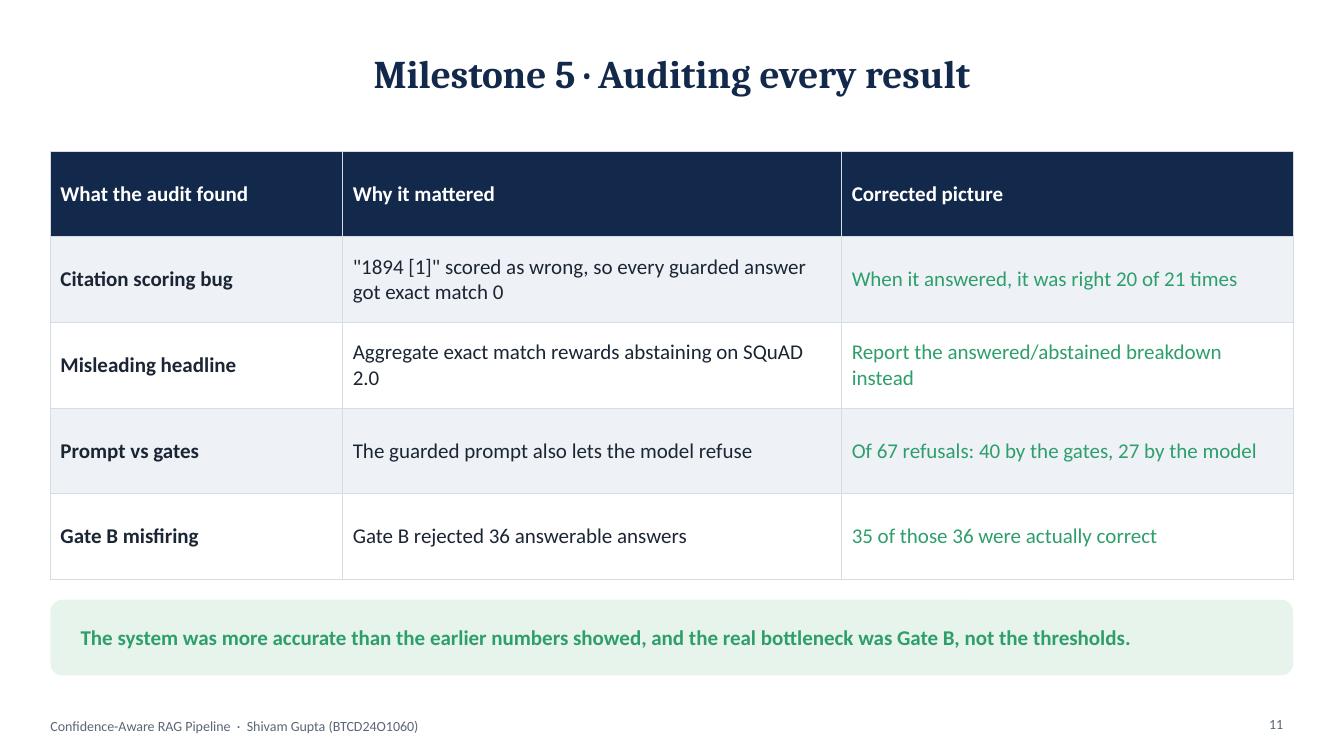
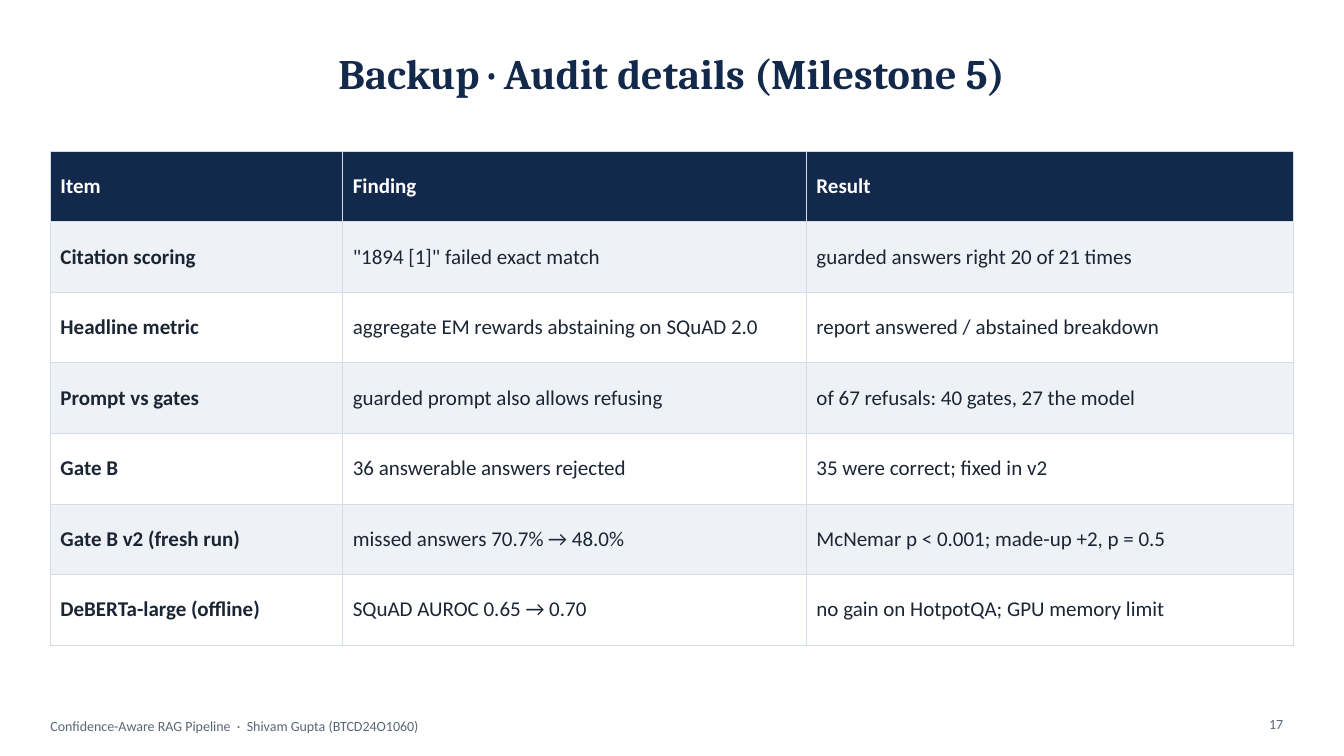
Before and after one commit to Sumwanyuno/confidence-aware-rag, a slide deck: slide 17 of reports/expo/Expo_Presentation.pptx (slide 11 before the commit). Drawn at 1344x756 pixels with LibreOffice and Linux fonts; fonts in the diff are those of the drawing. Boxes give left, top, right and bottom in pixels: in the first picture for what was removed or moved away, otherwise in the second. Text is boxed around its words. In the diff, an @@ line names an element or a change of style, - is before the commit and + after.

```diff
--- a/reports/expo/Expo_Presentation.pptx
+++ b/reports/expo/Expo_Presentation.pptx
@@ title at bbox=[338, 58, 1005, 98]: text changed; size 28 to 30 pt @@
-Milestone 5 · Auditing every result
+Backup · Audit details (Milestone 5)
@@ table at bbox=[50, 151, 1294, 624] @@
-row 1: What the audit found | Why it mattered | Corrected picture
-row 2: Citation scoring bug | "1894 [1]" scored as wrong, so every guarded answer got exact match 0 | When it answered, it was right 20 of 21 times
-row 3: Misleading headline | Aggregate exact match rewards abstaining on SQuAD 2.0 | Report the answered/abstained breakdown instead
-row 4: Prompt vs gates | The guarded prompt also lets the model refuse | Of 67 refusals: 40 by the gates, 27 by the model
-row 5: Gate B misfiring | Gate B rejected 36 answerable answers | 35 of those 36 were actually correct
+row 1: Item | Finding | Result
+row 2: Citation scoring | "1894 [1]" failed exact match | guarded answers right 20 of 21 times
+row 3: Headline metric | aggregate EM rewards abstaining on SQuAD 2.0 | report answered / abstained breakdown
+row 4: Prompt vs gates | guarded prompt also allows refusing | of 67 refusals: 40 gates, 27 the model
+row 5: Gate B | 36 answerable answers rejected | 35 were correct; fixed in v2
+row 6: Gate B v2 (fresh run) | missed answers 70.7% → 48.0% | McNemar p < 0.001; made-up +2, p = 0.5
+row 7: DeBERTa-large (offline) | SQuAD AUROC 0.65 → 0.70 | no gain on HotpotQA; GPU memory limit
@@ rounded rectangle removed at bbox=[50, 600, 1294, 676] @@
@@ text removed at bbox=[81, 630, 1131, 649] @@
-The system was more accurate than the earlier numbers showed, and the real bottleneck was Gate B, not the thresholds.
@@ page number at bbox=[1269, 720, 1283, 729]: text changed @@
-11
+17
```
Also in this commit, not shown: 9 other slides changed, 7 slides added, 6 slides removed, 1 other file.
